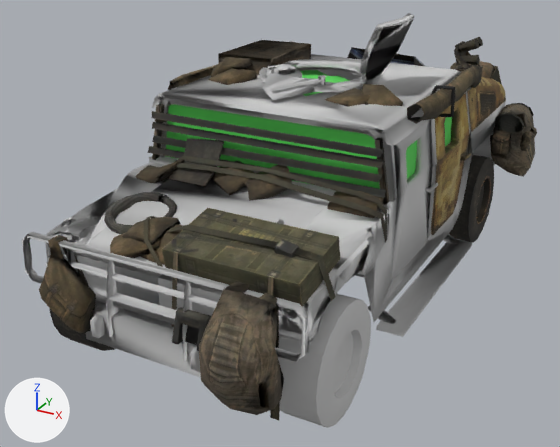
A saved change to the OBJ model Assets/1Desing/Models/!Car/hum vie/humm mesh c.obj.
Camera for both pictures: a camera (50 mm lens) standing at (169.0, -343.0, 198.0) and looking at (-11.0, -16.0, 34.0). The axes (+X, +Y, +Z) are drawn at lower left. The lights are the same throughout. Where no turn or scale is listed for an object, it has been applied to the vertices.

The first picture shows 'humm mesh c'.
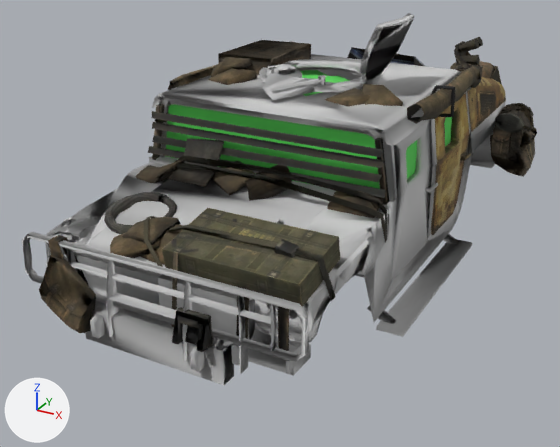
The newer file is also turned or shifted as a whole; pictures and numbers use the older file's frame.

What differs and where, as boxes [x1, y1, x2, y2] in the pictures (560 x 447 px):
'humm mesh c', reshaped (10% shorter)
    before: [22, 13, 537, 428]
    after: [22, 13, 537, 385]
part 1 of me_humm_mesh_c, deleted
    before: [49, 155, 494, 428]
part 2 of me_humm_mesh_c, cut back
    before: [199, 282, 284, 415]
    after: [278, 297, 289, 351]
part 3 of me_humm_mesh_c, surface changed
    before: [279, 218, 284, 340]
    after: [236, 218, 284, 348]

Patch to the scene script:
```diff
--- a/Assets/1Desing/Models/!Car/hum vie/humm mesh c.obj.py
+++ b/Assets/1Desing/Models/!Car/hum vie/humm mesh c.obj.py
@@ me_humm_mesh_c @@
 # used by ob_humm_mesh_c; location = (0.0, 0.0, 0.0)
-me_humm_mesh_c.from_pydata(...)  # 3216 vertices, 5279 faces; spans x -73.0..87.0, y -161.0..181.0, z -4.0..141.0
-me_humm_mesh_c.materials.append(mat_123material__25)  # picture img_4011_humvee_6_d_tga
-me_humm_mesh_c.materials.append(mat_123material__26)  # picture img_4011_humvee_6_d_tga
+me_humm_mesh_c.from_pydata(...)  # 2764 vertices, 4397 faces; spans x -73.0..87.0, y -147.0..181.0, z 13.0..141.0
+# me_humm_mesh_c part 1: 7 loose pieces with 414 vertices, spanning x -70.0..68.0, y -136.0..124.0, z -4.0..71.0, are deleted
+# me_humm_mesh_c part 2
+# 44 vertices are removed from x 30.0..60.0, y -161.0..-133.0, z 23.0..68.0
+# 94 faces are deleted
+# 6 vertices are added at (54.0, -135.0, 64.0), (58.0, -135.0, 43.0), (54.0, -135.0, 64.0), (54.0, -133.0, 65.0), (58.0, -135.0, 43.0), (59.0, -136.0, 65.0)
+# 4 new faces join them, mat_123material__23 (picture img_4011_humvee_2_d_tga)
+# 2 new faces join them, mat_123material_0 (light grey #cacaca)
+# me_humm_mesh_c part 3: 6 kept faces spanning x -71.0..41.0, y -135.0..104.0, z 19.0..72.0 get new texture (UV) coordinates
 me_humm_mesh_c.materials.append(mat_123material_0)
-me_humm_mesh_c.materials.append(mat_123material__20)  # picture img_4011_humvee_6_d_tga
 me_humm_mesh_c.materials.append(mat_123material__132)
@@ me_humm_mesh_c @@
 me_humm_mesh_c.materials.append(mat_123material__1)
-me_humm_mesh_c.materials.append(mat_123material__55)  # light grey #cacaca
 me_humm_mesh_c.materials.append(mat_123material__15)
```
